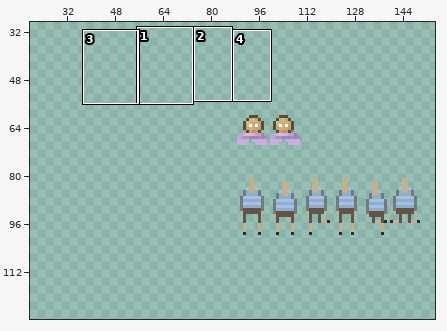
File history of a sprite sheet, images/characters.png. Above, an overview of the earlier version with the close-up marked.
Close-up. As it was:
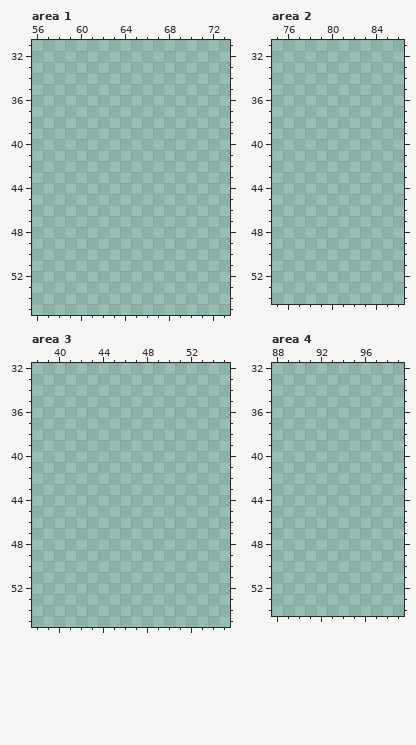
The file is 200x150 pixels. Colours within 5 levels of each other are drawn and written as one. Shown: area 1: x 56..73, y 31..55; area 2: x 75..86, y 31..54; area 3: x 38..55, y 32..55; area 4: x 88..99, y 32..54. The wide view leaves out empty margins. The commit also changed other parts of the picture, which this record leaves out.
The result:
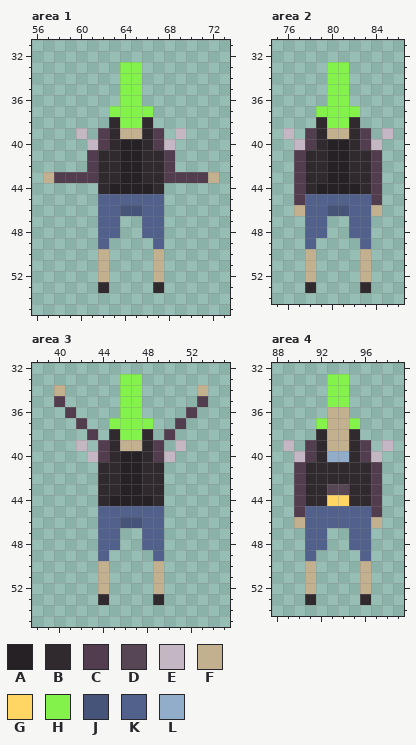
Palette (. is transparent): A #262125  B #302a2f  C #523d4e  D #574754  E #c4b6c2  F #c3b08f  G #ffd564  H #83f34c  J #465479  K #51618c  L #91adc9
Changes in this commit:
Changed rows in their new state; - is an unchanged pixel.
Area 1:
first column x 57:
33 -------HH-------
34 -------HH-------
35 -------HH-------
36 -------HH-------
37 ------HHHH------
38 ------BHHB------
39 ---E-CBFFBC-E---
40 ----ECBAABCE----
41 ----CBBAABBC----
42 ----CBBAABBC----
43 FCCCCBBAABBCCCCF
44 -----BAAAAB-----
45 -----KKKKKK-----
46 -----KKJJKK-----
47 -----KK--KK-----
48 -----KK--KK-----
49 -----K----K-----
50 -----F----F-----
51 -----F----F-----
52 -----F----F-----
53 -----B----B-----
Area 2:
first column x 76:
33 ----HH----
34 ----HH----
35 ----HH----
36 ----HH----
37 ---HHHH---
38 ---BHHB---
39 E-CBFFBC-E
40 -ECBAABCE-
41 -CBBAABBC-
42 -CBBAABBC-
43 -CBBAABBC-
44 -CBAAAABC-
45 -CKKKKKKC-
46 -FKKJJKKF-
47 --KK--KK--
48 --KK--KK--
49 --K----K--
50 --F----F--
51 --F----F--
52 --F----F--
53 --B----B--
Area 3:
first column x 40:
33 ------HH------
34 F-----HH-----F
35 C-----HH-----C
36 -C----HH----C-
37 --C--HHHH--C--
38 ---C-BHHB-C---
39 --E-CBFFBC-E--
40 ---ECBAABCE---
41 ----BBAABB----
42 ----BBAABB----
43 ----BBAABB----
44 ----BAAAAB----
45 ----KKKKKK----
46 ----KKJJKK----
47 ----KK--KK----
48 ----KK--KK----
49 ----K----K----
50 ----F----F----
51 ----F----F----
52 ----F----F----
53 ----B----B----
Area 4:
first column x 89:
33 ----HH----
34 ----HH----
35 ----HH----
36 ----FF----
37 ---HFFH---
38 ---BFFB---
39 E-CBFFBC-E
40 -ECBLLBCE-
41 -CBBBBBBC-
42 -CBBBBBBC-
43 -CBBDDBBC-
44 -CBBGGBBC-
45 -CKKKKKKC-
46 -FKKKKKKF-
47 --KK--KK--
48 --KK--KK--
49 --K----K--
50 --F----F--
51 --F----F--
52 --F----F--
53 --B----B--
Changed places in both close-ups, as pixel boxes (x1, y1, x2, y2):
added: (43, 62, 219, 293)
added: (283, 62, 393, 293)
added: (54, 374, 208, 605)
added: (283, 374, 393, 605)
